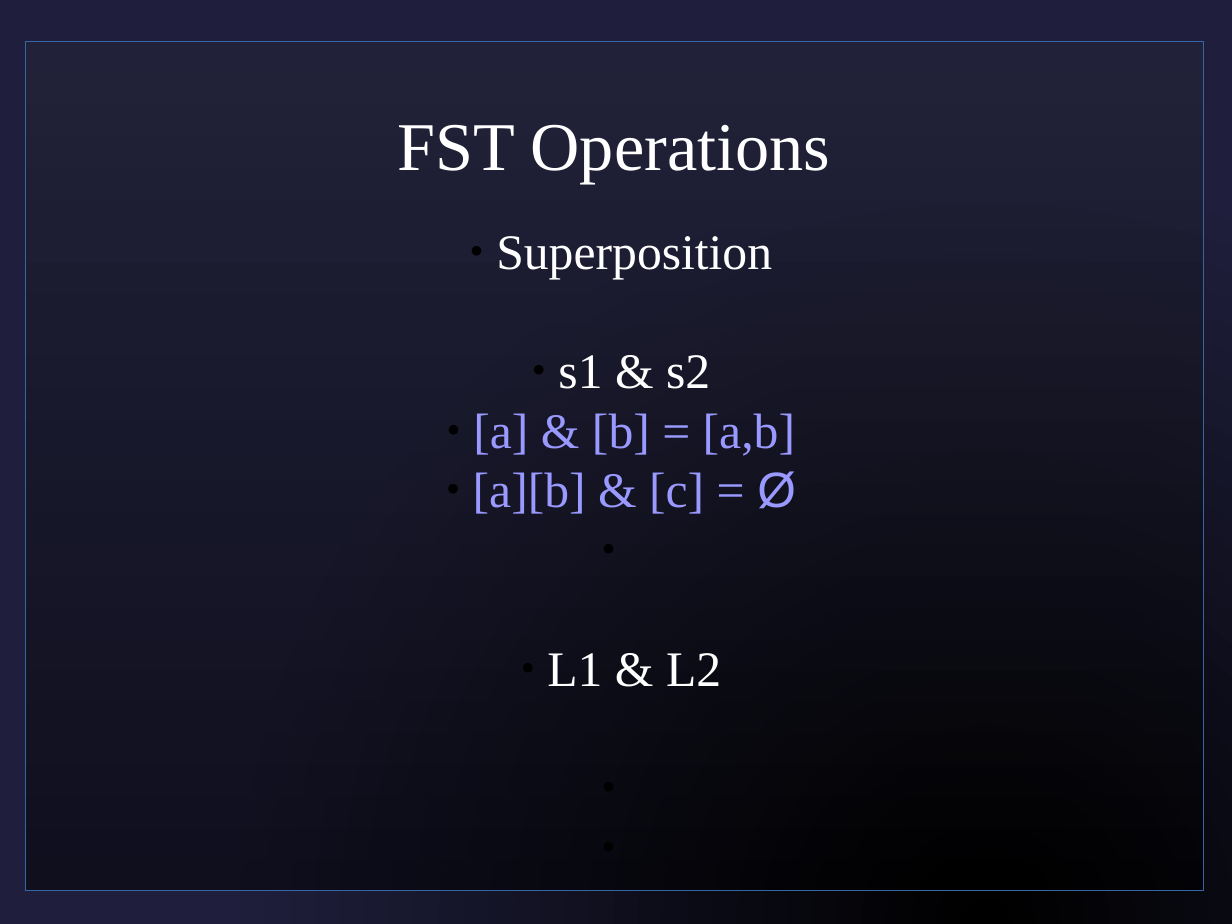
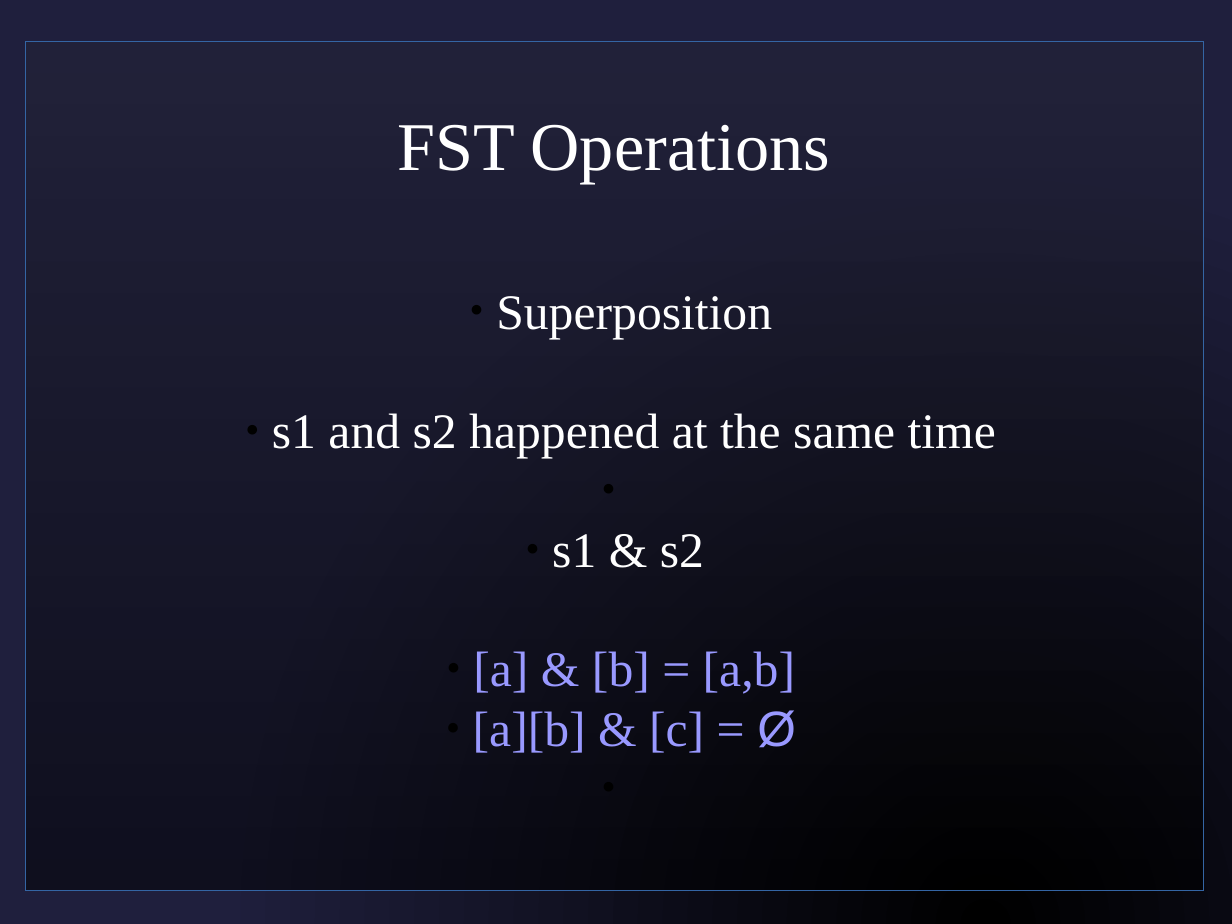
Before and after one commit to sjf/eventlogic, a slide deck: slide 6 of pres1.odp (slide 11 before the commit). Drawn at 1232x924 pixels with LibreOffice and Linux fonts; fonts in the diff are those of the drawing; background and template pictures are left out. Boxes give left, top, right and bottom in pixels: in the first picture for what was removed or moved away, otherwise in the second. Text is boxed around its words. In the diff, an @@ line names an element or a change of style, - is before the commit and + after.

```diff
--- a/pres1.odp
+++ b/pres1.odp
@@ subtitle "Superposition" moved from (x1=473, y1=236, x2=796, y2=686) to (x1=272, y1=296, x2=996, y2=753) @@
@@ subtitle at (x1=272, y1=413, x2=996, y2=458): paragraph added @@
+  ● s1 and s2 happened at the same time
@@ subtitle at (x1=547, y1=653, x2=721, y2=686): paragraph removed @@
-  ● L1 & L2
```
Also in this commit, not shown: 11 other slides changed, 6 slides removed.
